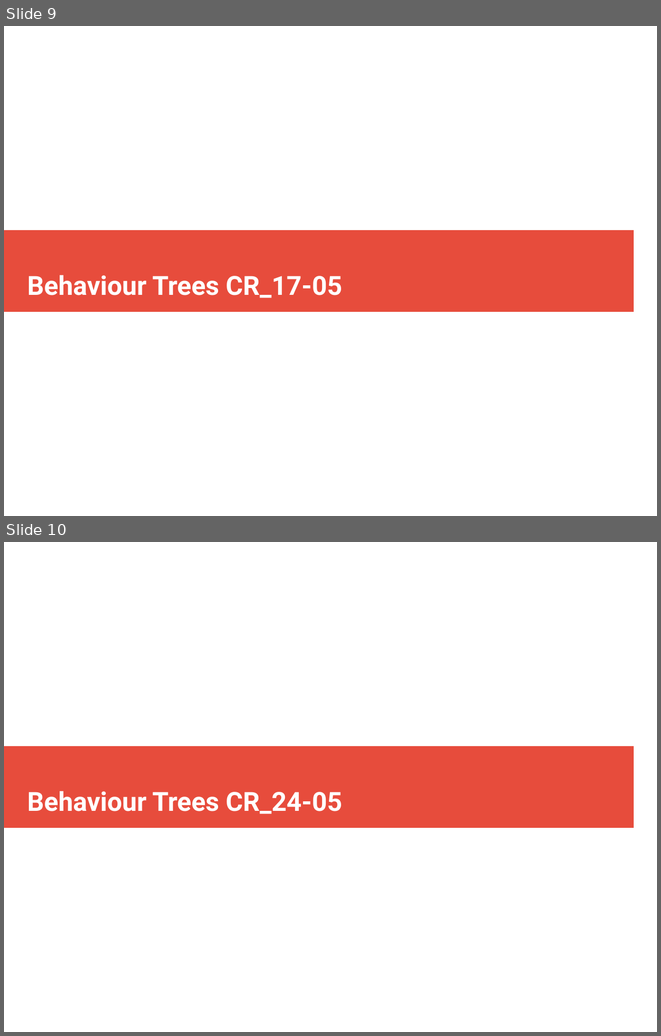
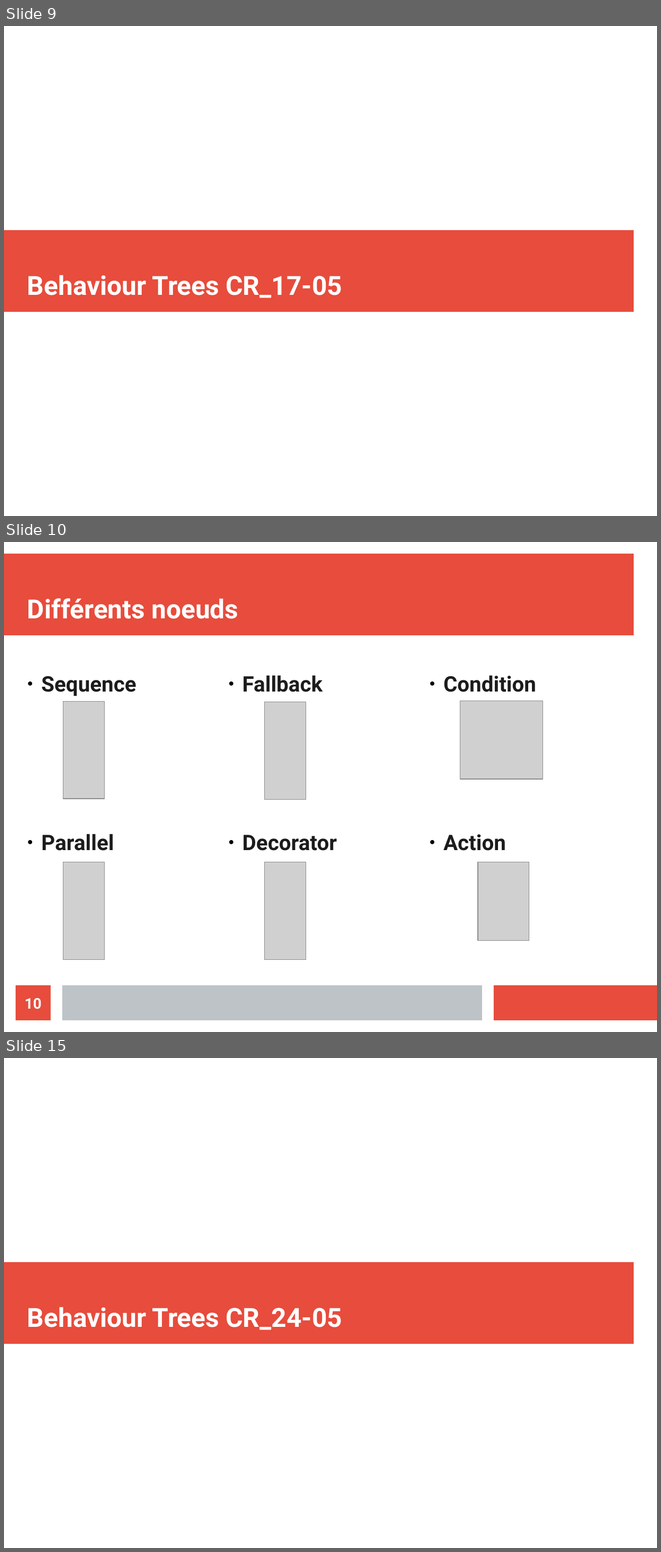
Before and after one commit to ValentinLebouvier/TAL2019, a slide deck: Comptes Rendus/CR_10-05.odp. Shown one above the other, each under a label of ours: slides 9 and 10 before the commit, slides 9, 10 and 15 after it; the slides between them are not shown. The pictures are 661x1036 and 661x1552 pixels, drawn with LibreOffice and Linux fonts; fonts in the diff are those of the drawing; grey boxes stand for pictures. Boxes give left, top, right and bottom in pixels: in the first picture for what was removed or moved away, otherwise in the second. Text is boxed around its words. In the diff, an @@ line names an element or a change of style, - is before the commit and + after.

```diff
--- a/Comptes Rendus/CR_10-05.odp
+++ b/Comptes Rendus/CR_10-05.odp
@@ slide 10 added at (x1=4, y1=542, x2=657, y2=1032), background #FFFFFF @@
@@ rectangle added at (x1=4, y1=554, x2=634, y2=636), fill #E74C3C @@
@@ title added at (x1=27, y1=598, x2=238, y2=619), 32 pt, text #FFFFFF, bold @@
+Différents noeuds
@@ text added at (x1=41, y1=676, x2=136, y2=696), 26 pt, text #1C1C1C, bold @@
+● Sequence
@@ text added at (x1=242, y1=675, x2=323, y2=692), 26 pt, text #1C1C1C, bold @@
+● Fallback
@@ text added at (x1=443, y1=675, x2=536, y2=692), 26 pt, text #1C1C1C, bold @@
+● Condition
@@ picture added at (x1=63, y1=702, x2=105, y2=799) @@
@@ picture added at (x1=265, y1=702, x2=306, y2=799) @@
@@ picture added at (x1=460, y1=701, x2=543, y2=779) @@
@@ text added at (x1=41, y1=834, x2=114, y2=850), 26 pt, text #1C1C1C, bold @@
+● Parallel
@@ text added at (x1=242, y1=835, x2=337, y2=850), 26 pt, text #1C1C1C, bold @@
+● Decorator
@@ text added at (x1=443, y1=834, x2=506, y2=850), 26 pt, text #1C1C1C, bold @@
+● Action
@@ picture added at (x1=63, y1=862, x2=105, y2=959) @@
@@ picture added at (x1=265, y1=862, x2=306, y2=959) @@
@@ picture added at (x1=478, y1=862, x2=529, y2=940) @@
@@ page number added at (x1=16, y1=985, x2=51, y2=1020), fill #E74C3C, 18 pt, text #FFFFFF, bold @@
+10
@@ rectangle added at (x1=62, y1=985, x2=482, y2=1020), fill #BDC3C7 @@
@@ rectangle added at (x1=494, y1=985, x2=657, y2=1020), fill #E74C3C @@
@@ what was slide 10 is now slide 15 @@
```
Also in this commit, not shown: 4 other slides added, 23 other files.
